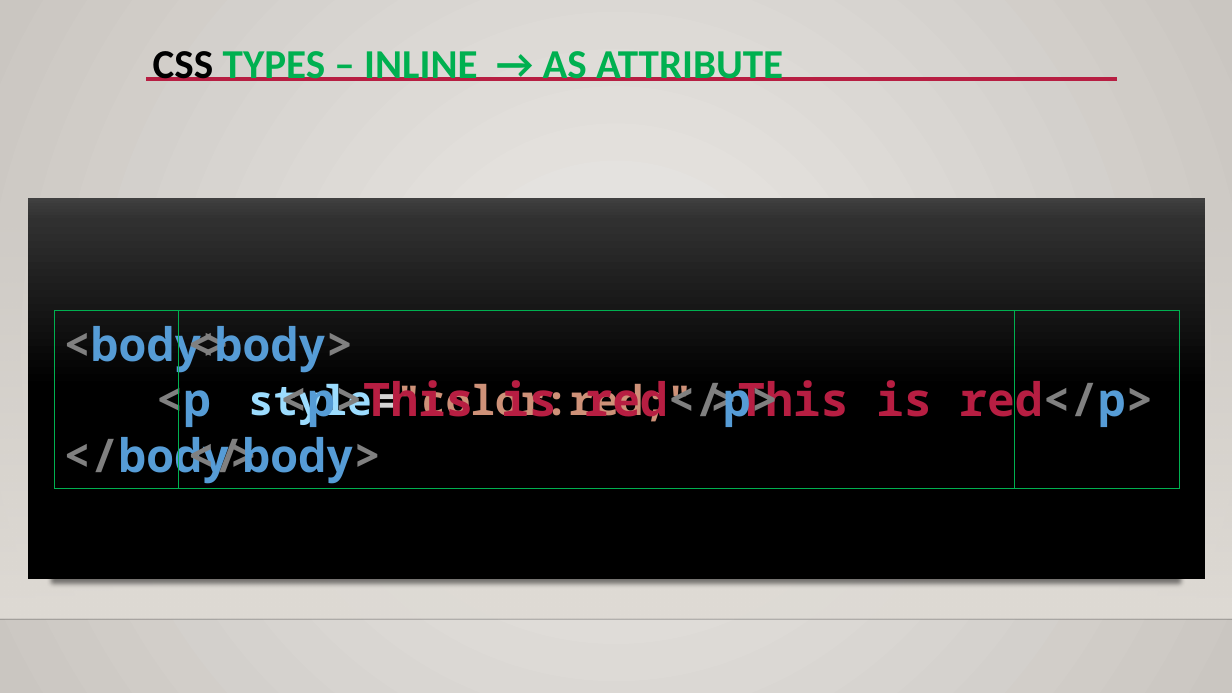
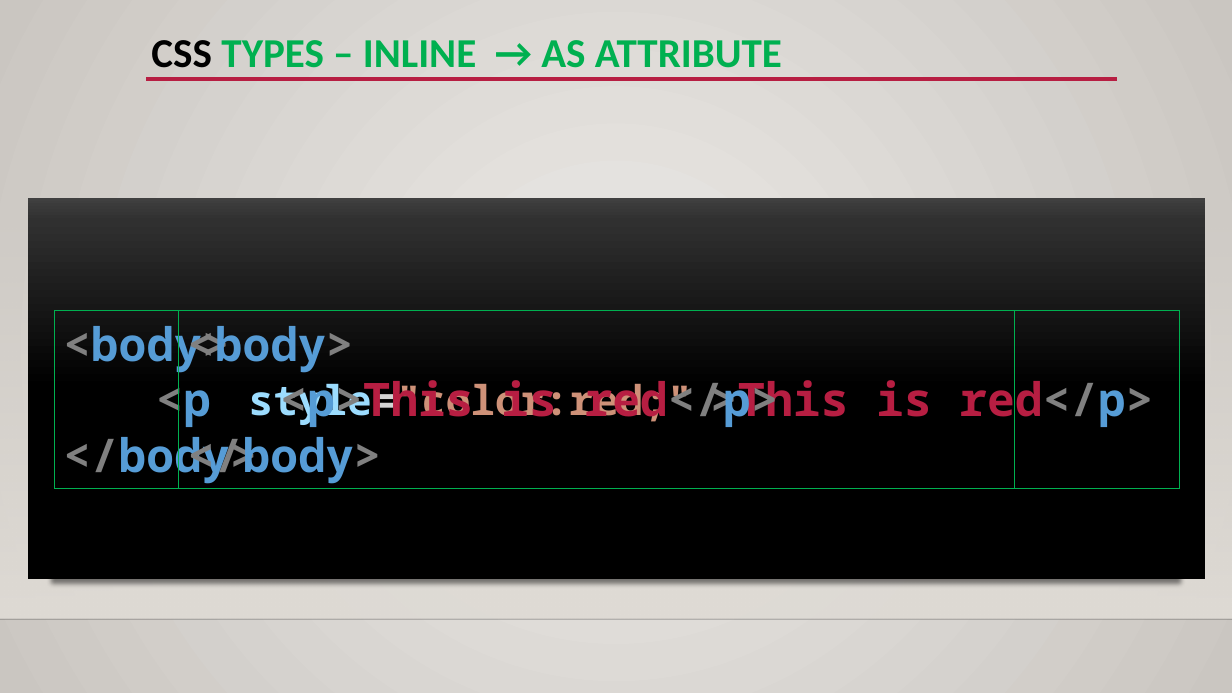
Before and after one commit to malikme3/ravens-test, a slide deck: slide 16 of css-bootstrap-less.pptx. Drawn at 1232x693 pixels with LibreOffice and Linux fonts; fonts in the diff are those of the drawing; background and template pictures are left out. Boxes give left, top, right and bottom in pixels: in the first picture for what was removed or moved away, otherwise in the second. Text is boxed around its words. In the diff, an @@ line names an element or a change of style, - is before the commit and + after.

```diff
--- a/css-bootstrap-less.pptx
+++ b/css-bootstrap-less.pptx
@@ title "CSS TYPES – INLINE → ..." moved from (x1=153, y1=51, x2=783, y2=81) to (x1=151, y1=40, x2=782, y2=68) @@
```
Also in this commit, not shown: 1 other slide changed.
